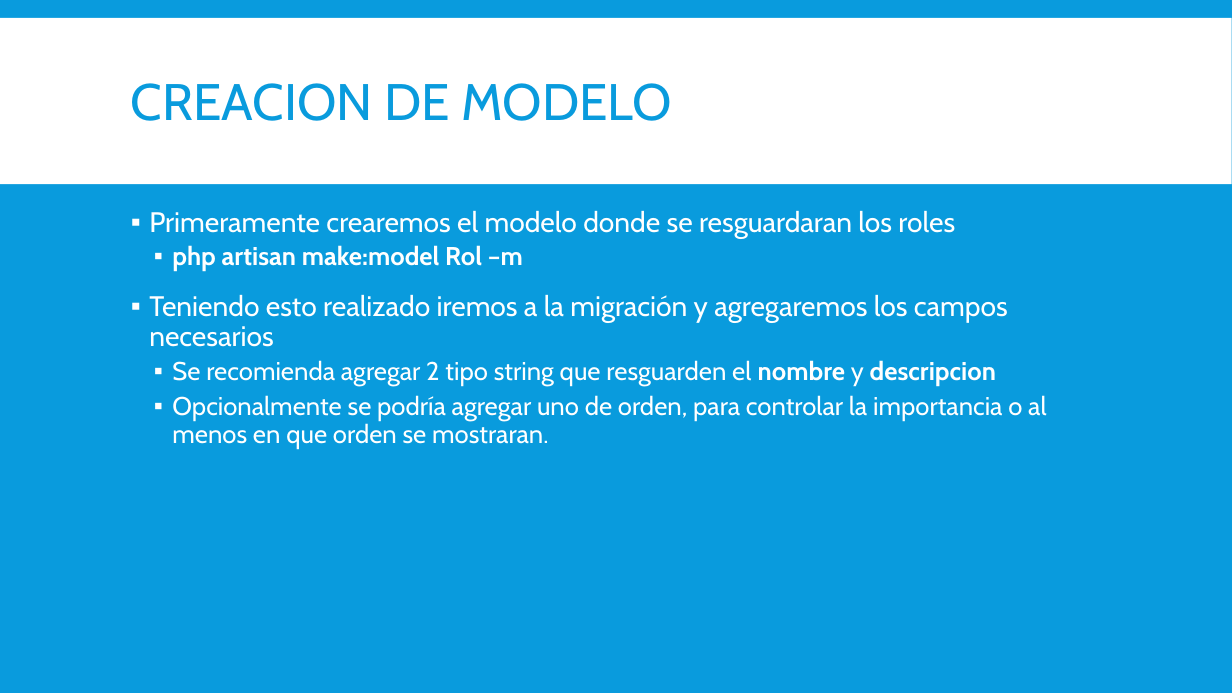
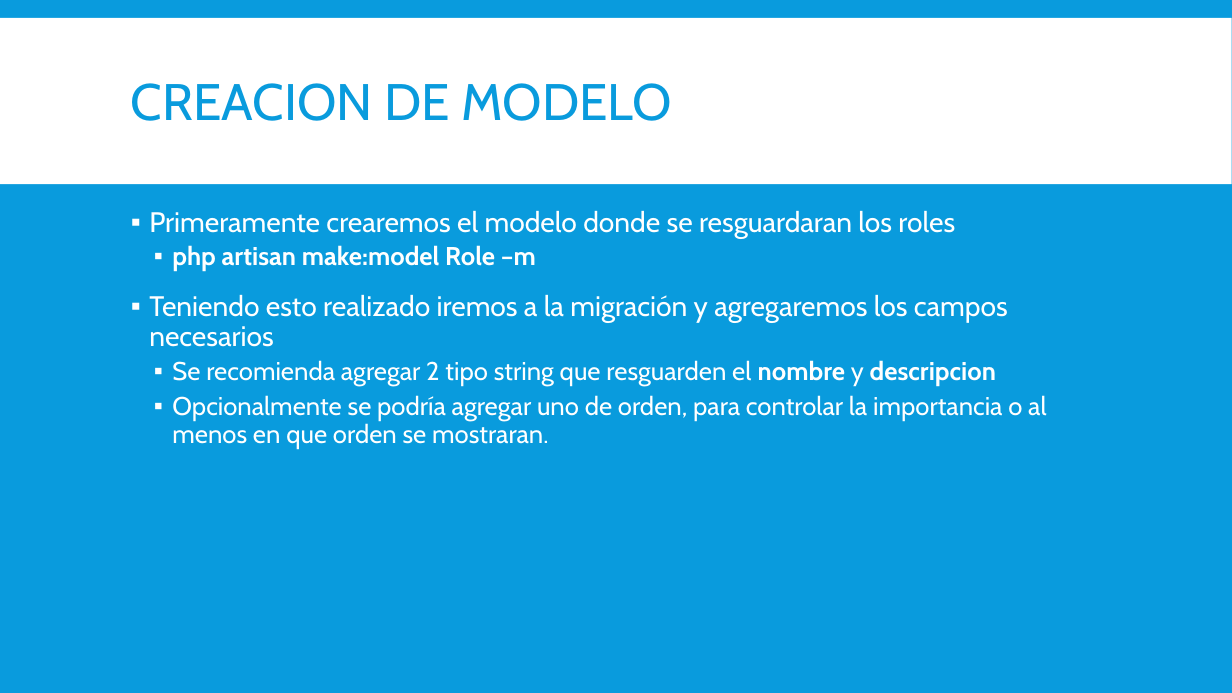
Before and after one commit to magoclown/PAPW2, a slide deck: slide 4 of Presentaciones/Creacion de Roles.pptx. Drawn at 1232x693 pixels with LibreOffice and Linux fonts; fonts in the diff are those of the drawing. Boxes give left, top, right and bottom in pixels: in the first picture for what was removed or moved away, otherwise in the second. Text is boxed around its words. In the diff, an @@ line names an element or a change of style, - is before the commit and + after.

Commit message:
Actualizacion de Creacion de Roles y se agrega proteccion CSRF

```diff
--- a/Presentaciones/Creacion de Roles.pptx
+++ b/Presentaciones/Creacion de Roles.pptx
@@ text at <box>172,245,536,271</box>: text changed @@
-  ▪ php artisan make:model Rol –m
+  ▪ php artisan make:model Role –m
```
Also in this commit, not shown: 6 other slides changed, 1 slide added, 1 other file.
